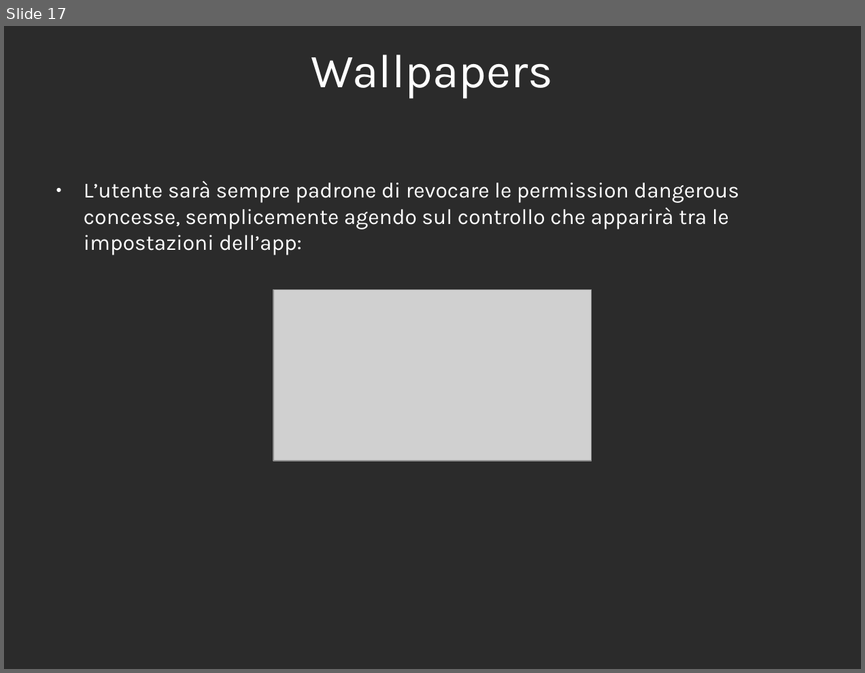
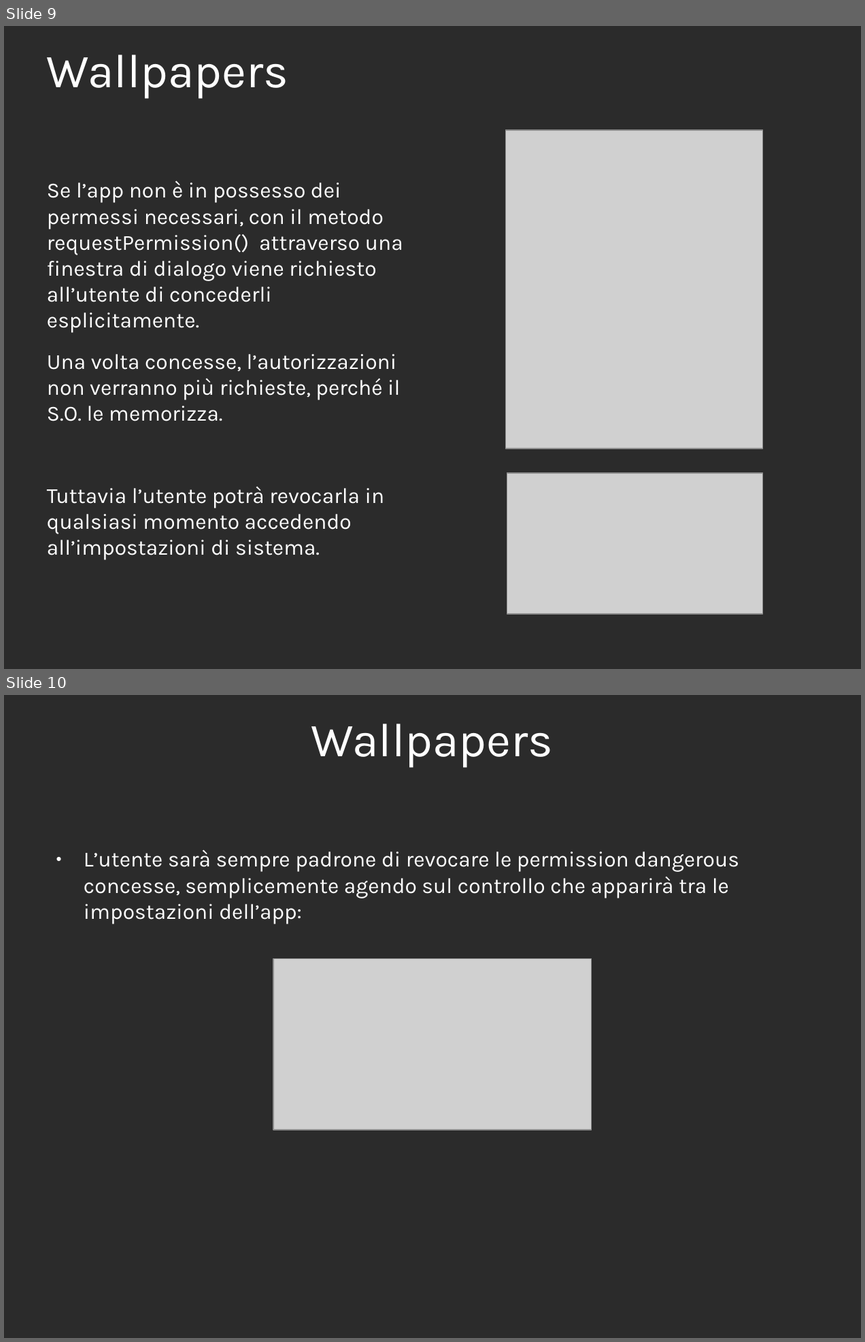
Before and after one commit to 0088024/Wallpaper_v4, a slide deck: ESONERO_WALLPAPERS_FPR-IOL2018.odp. Shown one above the other, each under a label of ours: slide 17 before the commit, slides 9 and 10 after it. The pictures are 865x673 and 865x1342 pixels, drawn with LibreOffice and Linux fonts; fonts in the diff are those of the drawing; grey boxes stand for pictures; background and template pictures are left out; a plain dark background stands for a picture behind light text. Boxes give left, top, right and bottom in pixels: in the first picture for what was removed or moved away, otherwise in the second. Text is boxed around its words. In the diff, an @@ line names an element or a change of style, - is before the commit and + after.

```diff
--- a/ESONERO_WALLPAPERS_FPR-IOL2018.odp
+++ b/ESONERO_WALLPAPERS_FPR-IOL2018.odp
@@ slide 9 added at [4, 26, 861, 669], background picture (left out) @@
@@ title added at [47, 55, 289, 99], 44 pt, text #FFFFFF @@
+Wallpapers
@@ picture added at [507, 130, 764, 448] @@
@@ text added at [47, 180, 403, 560], 20 pt, text #FFFFFF @@
+Se l’app non è in possesso dei permessi necessari, con il metodo requestPermission() attraverso una finestra di dialogo viene richiesto all’utente di concederli esplicitamente.
+Una volta concesse, l’autorizzazioni non verranno più richieste, perché il S.O. le memorizza.
+Tuttavia l’utente potrà revocarla in qualsiasi momento accedendo all’impostazioni di sistema.
@@ picture added at [507, 473, 763, 614] @@
@@ what was slide 17 is now slide 10 @@
```
Also in this commit, not shown: 1 slide changed, 1 other slide added, 2 slides removed.
